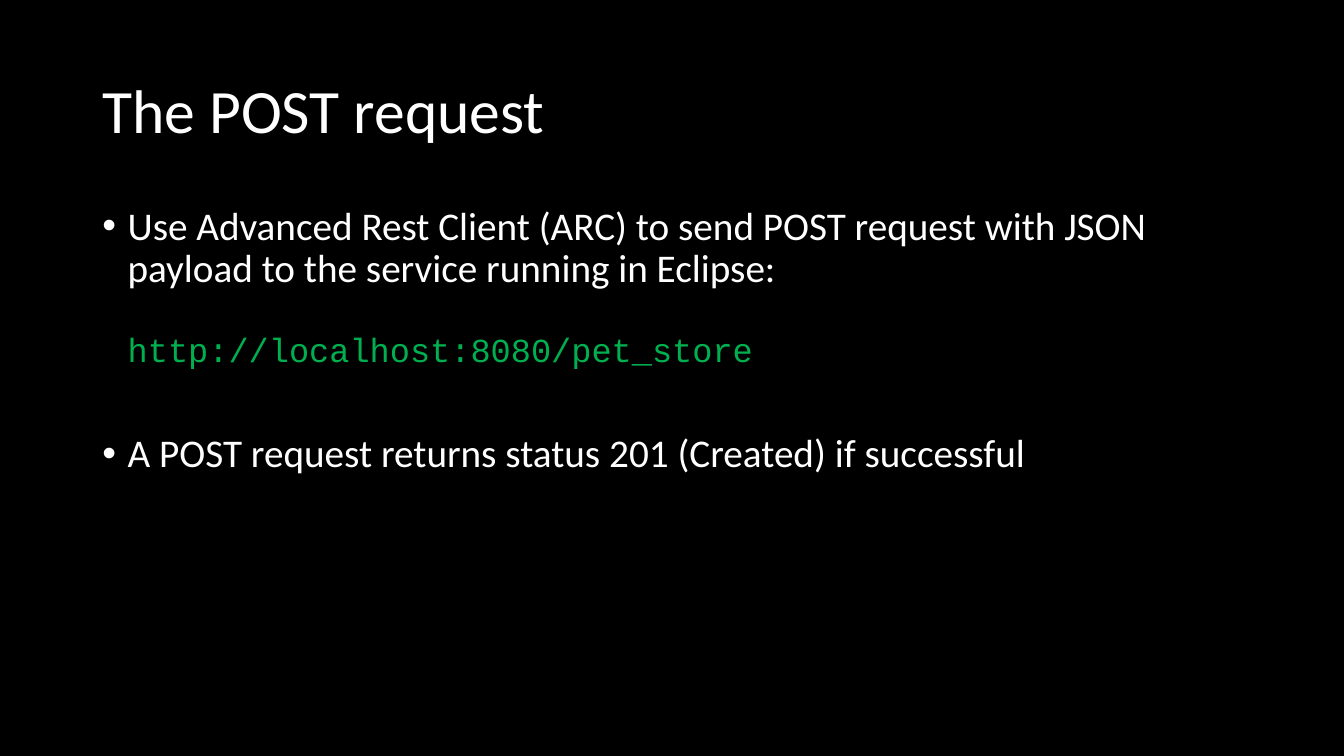
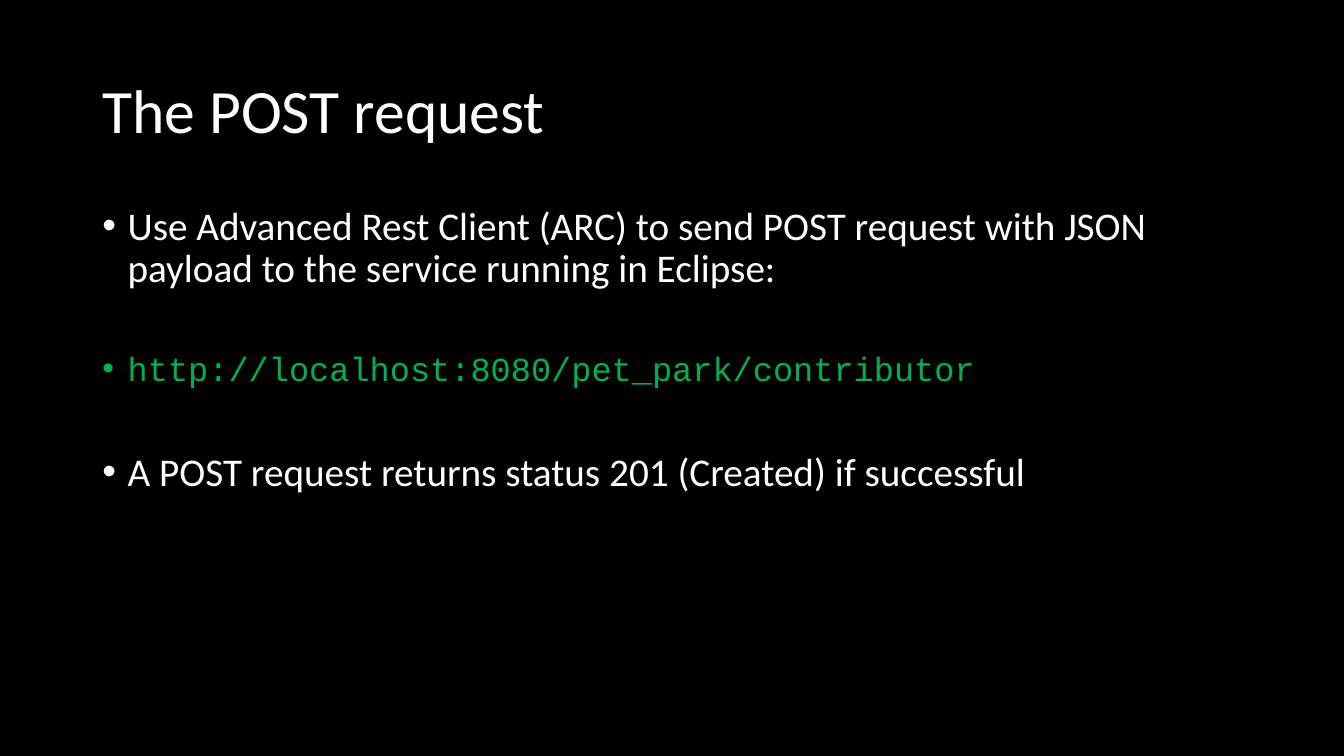
Before and after one commit to ckiefriter1/PT-BESD, a slide deck: slide 20 of Week13/07 Pet Park - Create Contributor Operation.pptx (slide 16 before the commit). Drawn at 1344x756 pixels with LibreOffice and Linux fonts; fonts in the diff are those of the drawing. Boxes give left, top, right and bottom in pixels: in the first picture for what was removed or moved away, otherwise in the second. Text is boxed around its words. In the diff, an @@ line names an element or a change of style, - is before the commit and + after.

```diff
--- a/Week13/07 Pet Park - Create Contributor Operation.pptx
+++ b/Week13/07 Pet Park - Create Contributor Operation.pptx
@@ text at (x1=128, y1=211, x2=1146, y2=388): text changed @@
-• Use Advanced Rest Client (ARC) to send POST request with JSON payload to the service running in Eclipse:
-  http://localhost:8080/pet_store
+• Use Advanced Rest Client (ARC) to send POST request with JSON payload to the service running in Eclipse:
+• http://localhost:8080/pet_park/contributor
```
Also in this commit, not shown: 5 other slides changed, 4 slides added, 16 other files.
